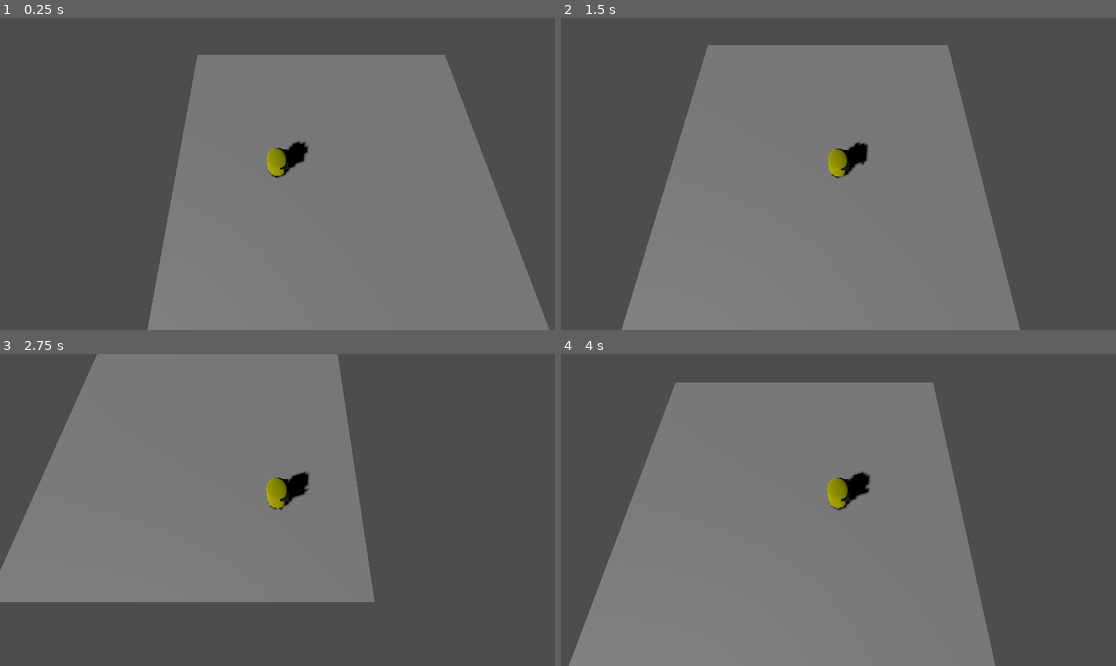
Above: before the commit, frames 1-4 (two rows, left to right).
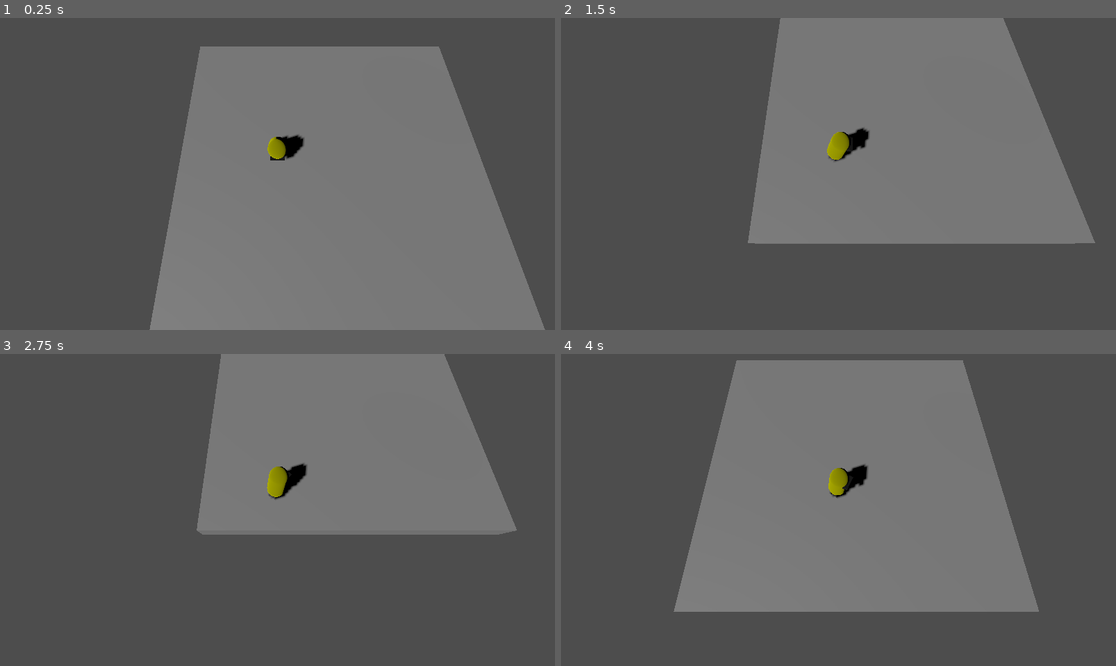
Above: after the commit, the same moments.

Repository: Sephon/Protectorate
Game: Godot game, scene res://level.tscn
The game is run twice, just before and just after one commit, with the same random seed, the same clock (stepped at 60 frames per second) and the same inputs.
Inputs (mouse positions are in pixels of both pictures, inside the frame that each line leads up to):
- Up to frame 1 (0.25 s): no input
- Up to frame 2 (1.5 s): tap Enter (ui_accept) at 0.5, 0.77 s; move the mouse to (960, 158) at 0.52 s; hold Right (ui_right) 0.53-1.28 s; click (960, 158) at 0.67 s; move the mouse to (727, 189) at 1.27 s; hold Down (ui_down) from 1.28 s (still down); click (727, 189) at 1.42 s
- Up to frame 3 (2.75 s): tap Enter (ui_accept) at 1.52 s; move the mouse to (333, 441) at 2.02 s; release Down (ui_down) at 2.03 s; hold Right (ui_right) from 2.03 s (still down); click (333, 441) at 2.17 s
- Up to frame 4 (4 s): move the mouse to (810, 572) at 2.77 s; release Right (ui_right) at 2.78 s; hold Up (ui_up) 2.78-3.53 s; click (810, 572) at 2.92 s; tap Enter (ui_accept) at 3.02, 3.77 s; move the mouse to (1005, 556) at 3.52 s; hold Left (ui_left) from 3.53 s (still down); click (1005, 556) at 3.67 s

The runs differ from the first frame. In frame 1, 2.6% of the frame differs, in the area x 26-99%, y 9-100%; in frame 2, 42%; in frame 3, 44%, in the area x 0-94%, y 0-80%; in frame 4, 32%.

Commit message:
Disconnected camera to allow for character rotation without camera rotation

Diff:
--- a/game_camera.gd
+++ b/game_camera.gd
@@ -5,6 +5,8 @@
 @export var max_zoom: float = 20.0   # Maximum zoom distance
 
 var zoom_distance: float = 10.0
+@export var player: NodePath  # Reference to the player node
+var offset: Vector3 = Vector3(0, 0, 5)  # Adjust the position relative to the player
 
 
 # Called when the node enters the scene tree for the first time.
@@ -30,7 +32,11 @@
 
 # Called every frame. 'delta' is the elapsed time since the previous frame.
 func _process(delta: float) -> void:
-	pass
+	if player:
+		# Get the player position and add offset
+		var player_position = get_node(player).global_transform.origin
+		global_transform.origin.z = player_position.z + offset.z
+		global_transform.origin.x = player_position.x + offset.x
 
 func update_camera_position():
 	# Assuming the camera is positioned behind the character, along the Z-axis
--- /dev/null
+++ b/level.gd
@@ -0,0 +1,31 @@
+extends Node3D
+
+
+# Called when the node enters the scene tree for the first time.
+func _ready() -> void:
+	pass # Replace with function body.
+
+
+var ray_origin = Vector3()
+var ray_target = Vector3()
+
+# Called every frame. 'delta' is the elapsed time since the previous frame.
+func _process(delta: float) -> void:
+	var mouse_position = get_viewport().get_mouse_position()
+	print("Mouse position: ", mouse_position)
+
+
+	ray_origin = $GameCamera.project_ray_origin(mouse_position)
+	#print("ray_origin: ", ray_origin)
+
+	ray_target = ray_origin + $GameCamera.project_ray_normal(mouse_position) * 2000
+
+	var ray_params = PhysicsRayQueryParameters3D.new()
+	ray_params.from = ray_origin
+	ray_params.to = ray_target
+
+	var space_state = get_world_3d().direct_space_state
+	var intersection = space_state.intersect_ray(ray_params)
+	if not intersection.is_empty():
+		var pos = intersection.position
+		$PlayerCharacter.look_at(pos, Vector3.UP)
--- a/level.tscn
+++ b/level.tscn
@@ -1,6 +1,7 @@
-[gd_scene load_steps=8 format=3 uid="uid://ba8jqe3vtll0w"]
+[gd_scene load_steps=9 format=3 uid="uid://ba8jqe3vtll0w"]
 
 [ext_resource type="Script" path="res://player_character.gd" id="1_3nwu7"]
+[ext_resource type="Script" path="res://level.gd" id="1_47bb8"]
 [ext_resource type="Script" path="res://game_camera.gd" id="2_3h88l"]
 
 [sub_resource type="BoxMesh" id="BoxMesh_6sejg"]
@@ -16,6 +17,7 @@
 [sub_resource type="CapsuleShape3D" id="CapsuleShape3D_eq0b2"]
 
 [node name="Level" type="Node3D"]
+script = ExtResource("1_47bb8")
 
 [node name="Ground" type="CSGBox3D" parent="."]
 transform = Transform3D(1, 0, 0, 0, 1, 0, 0, 0, 1, 3, -1, 0)
@@ -28,7 +30,7 @@
 metadata/_edit_group_ = true
 
 [node name="Eyes" type="MeshInstance3D" parent="PlayerCharacter"]
-transform = Transform3D(0.4, 0, 0, 0, 0.2, 0, 0, 0, 1, 0.3, 0.4, 0)
+transform = Transform3D(0.72, 0, 0, 0, 0.2, 0, 0, 0, 0.81, 1.49012e-08, 0.4, -0.2)
 mesh = SubResource("BoxMesh_6sejg")
 surface_material_override/0 = SubResource("StandardMaterial3D_dctcx")
 
@@ -40,10 +42,11 @@
 [node name="CollisionShape3D" type="CollisionShape3D" parent="PlayerCharacter"]
 shape = SubResource("CapsuleShape3D_eq0b2")
 
-[node name="GameCamera" type="Camera3D" parent="PlayerCharacter"]
-transform = Transform3D(1, 0, 0, 0, 0.34202, 0.939693, 0, -0.939693, 0.34202, 0, 7.32818, 4)
-script = ExtResource("2_3h88l")
-
 [node name="SunLight" type="DirectionalLight3D" parent="."]
 transform = Transform3D(0.790817, -0.281604, -0.543421, 0.607275, 0.471733, 0.639285, 0.0763241, -0.835564, 0.544066, -2, 3.19637, 6)
 shadow_enabled = true
+
+[node name="GameCamera" type="Camera3D" parent="."]
+transform = Transform3D(1, 0, 0, 0, 0.34202, 0.939693, 0, -0.939693, 0.34202, 0, 8, 7)
+script = ExtResource("2_3h88l")
+player = NodePath("../PlayerCharacter")
